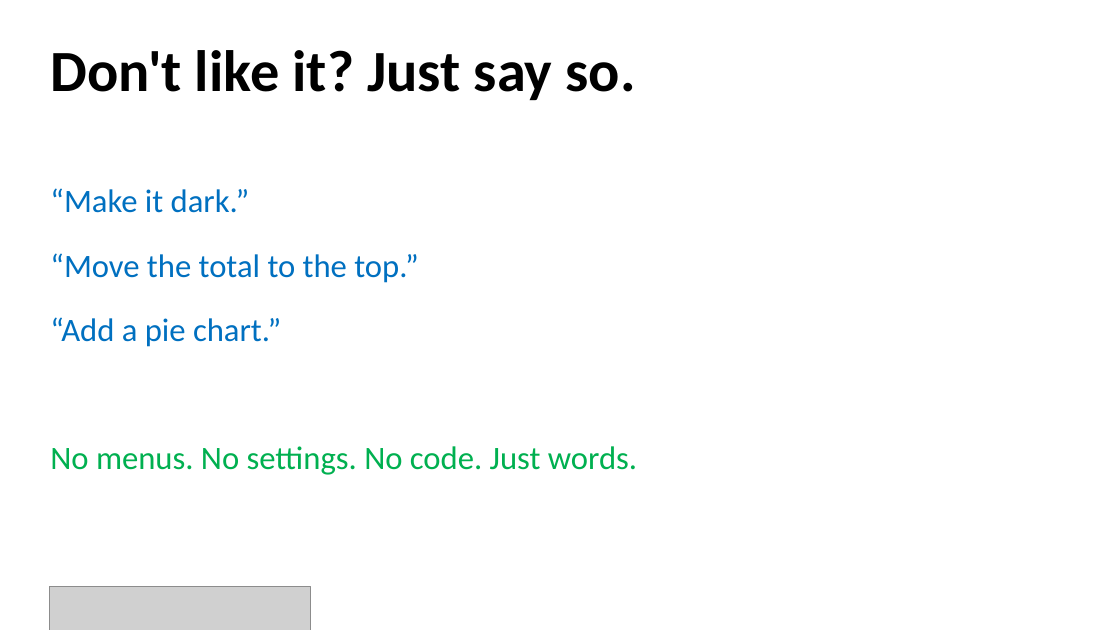
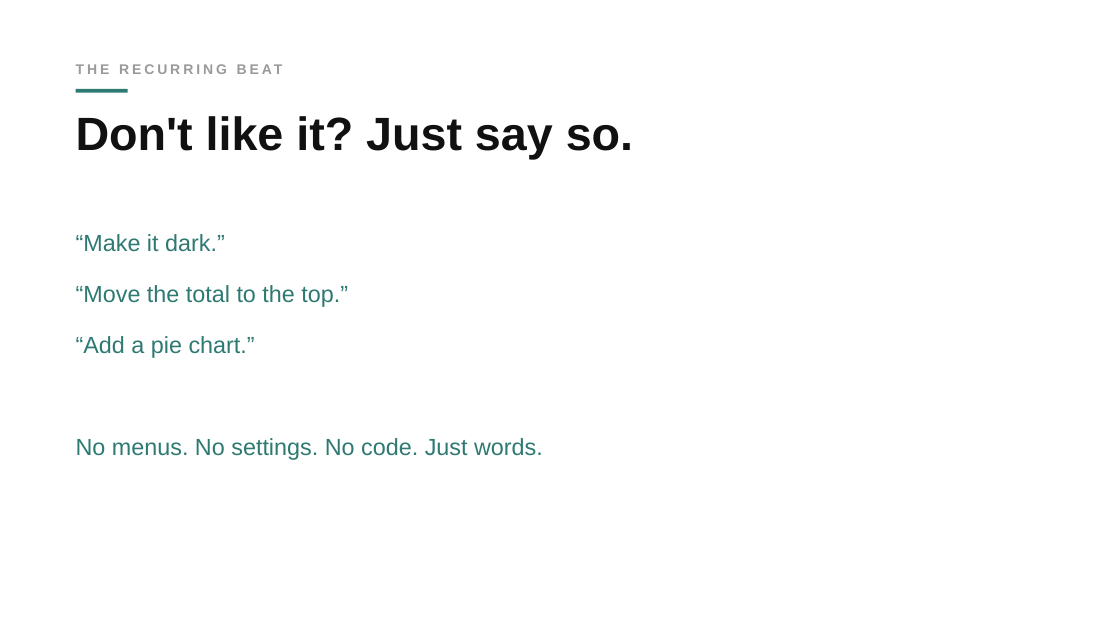
Before and after one commit to batuhan-gundogdu/uchicago-claude-code-workshop, a slide deck: slide 13 of deck/workshop.pptx. Drawn at 1120x630 pixels with LibreOffice and Linux fonts; fonts in the diff are those of the drawing; grey boxes stand for pictures. Boxes give left, top, right and bottom in pixels: in the first picture for what was removed or moved away, otherwise in the second. Text is boxed around its words. In the diff, an @@ line names an element or a change of style, - is before the commit and + after.

Commit message:
Restyle workshop deck to minimalist 'simple' look
Rewrite theme.js: white space, Avenir Next, small gray uppercase
micro-labels with a short teal rule, bold black titles, a faint
watermark word on the cover, and a single muted-teal accent (drops the
UChicago footer/phoenix and the blue/green/maroon semantic palette;
emphasis -> teal, punchlines -> black bold, labels -> gray). Add
kickers and a cover watermark in build.js.

```diff
--- a/deck/workshop.pptx
+++ b/deck/workshop.pptx
@@ rectangle added at <box>76,89,128,92</box>, fill #2E7A72 @@
@@ text "Don't like it? Just say ...": place and size @@
-text "Don't like it? Just say ..." at <box>50,50,636,101</box>
+text "Don't like it? Just say ..." at <box>76,116,633,159</box>
@@ text "Don't like it? Just say ..." at <box>76,116,633,159</box>: size 50 to 40 pt, font Calibri to Arial, text colour #000000 to #111111; line spacing 1 to 0.98 @@
@@ text "“Make it dark.”": place and size @@
-text "“Make it dark.”" at <box>50,188,637,475</box>
+text "“Make it dark.”" at <box>76,234,543,460</box>
@@ text "“Make it dark.”" at <box>76,234,543,460</box>: size 28 to 20 pt, font Calibri to Arial; text colour #0070C0 to #2E7A72 in "“Make it dark.”", "“Move the total to the top.”", "“Add a pie chart.”"; text colour #00B050 to #2E7A72 in "No menus. No settings. No code. Just ..."; line spacing 1.1 to 1.15; less space between paragraphs @@
@@ text added at <box>147,285,179,303</box>, 12 pt, text #9A9A9A, bold @@
+THE RECURRING BEAT
@@ picture removed at <box>50,586,311,630</box> @@
```
Also in this commit, not shown: 16 other slides changed, 2 other files.
